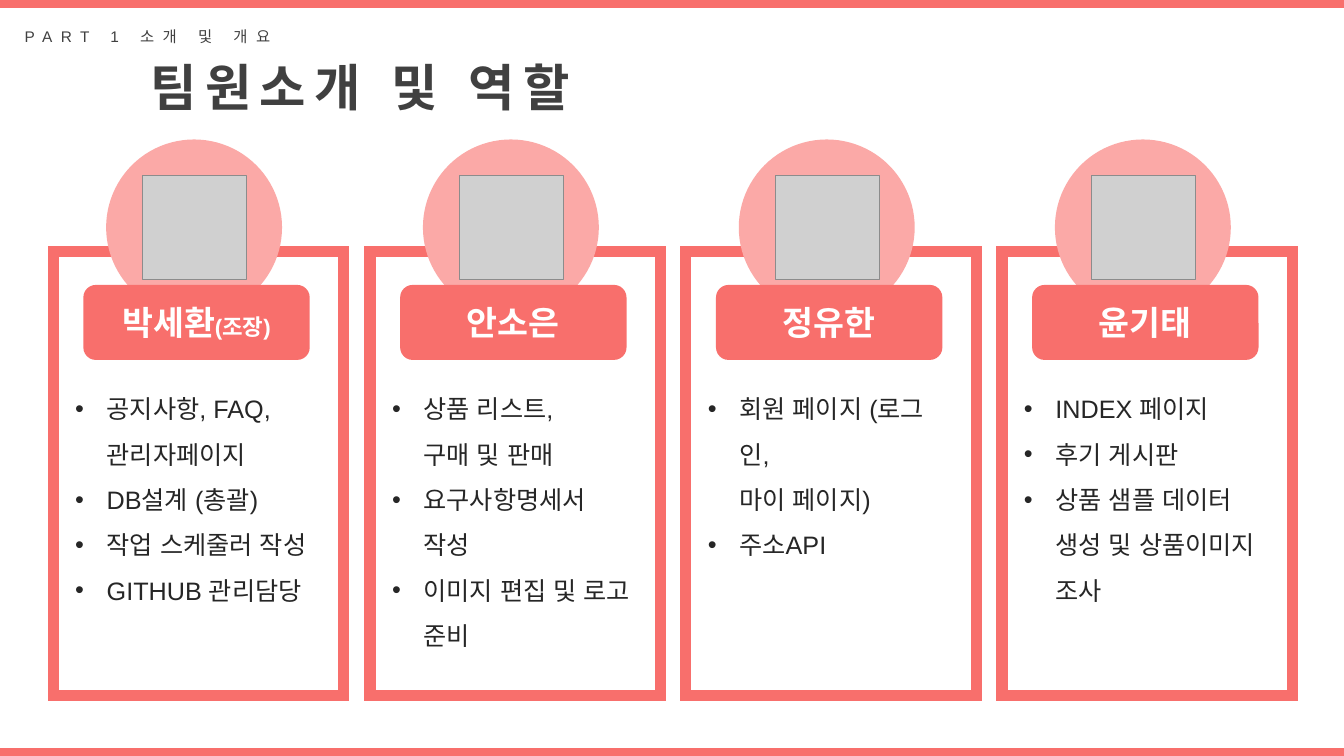
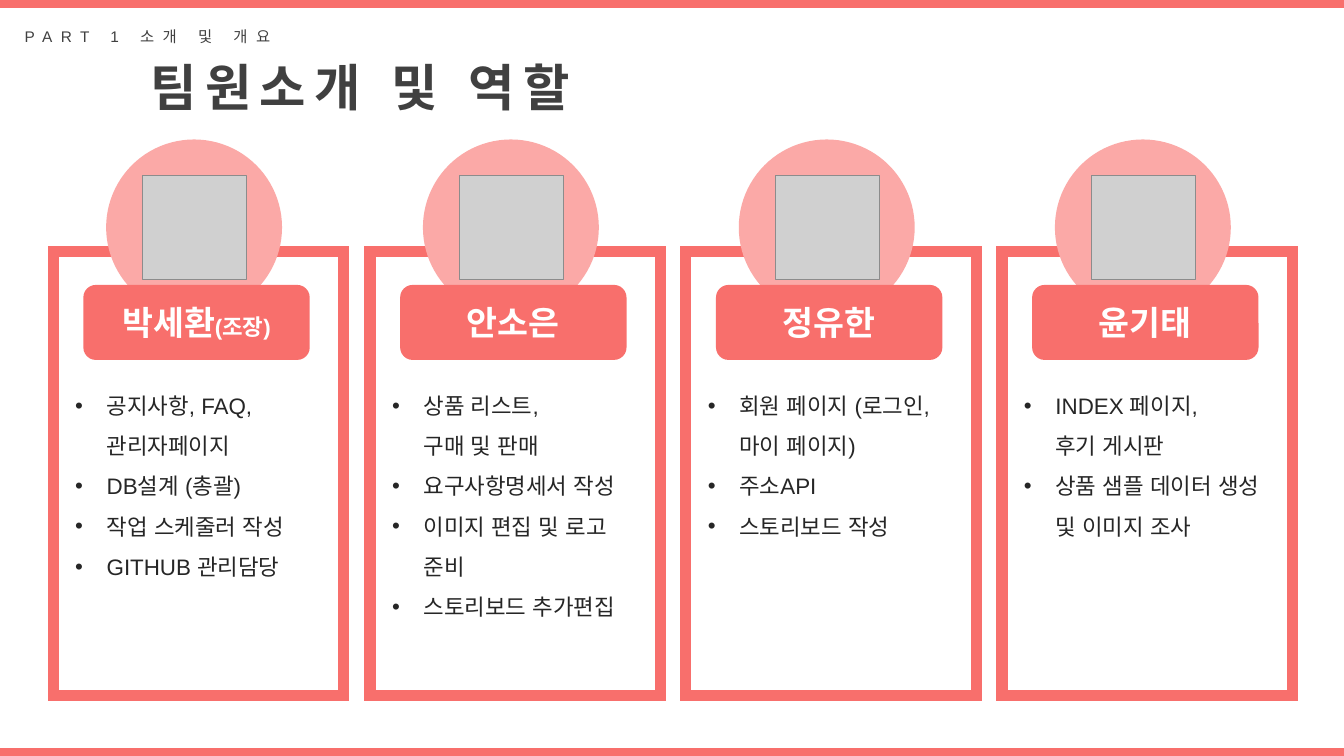
Before and after one commit to DAnomaly/SHOESFLY, a slide deck: slide 5 of project/B조_프로젝트_SHOEFLY.pptx. Drawn at 1344x756 pixels with LibreOffice and Linux fonts; fonts in the diff are those of the drawing; grey boxes stand for pictures. Boxes give left, top, right and bottom in pixels: in the first picture for what was removed or moved away, otherwise in the second. Text is boxed around its words. In the diff, an @@ line names an element or a change of style, - is before the commit and + after.

Commit message:
[210801] ppt 작업

```diff
--- a/project/B조_프로젝트_SHOEFLY.pptx
+++ b/project/B조_프로젝트_SHOEFLY.pptx
@@ text "공지사항, FAQ, 관리자페이지" at <box>107,395,283,577</box>: size 18 to 16 pt @@
@@ text at <box>424,395,615,537</box>: size 18 to 16 pt in "상품 리스트, 구매 및 판매", "요구사항명세서 작성", "이미지 편집 및 로고 준비" @@
@@ text at <box>739,395,930,496</box>: size 18 to 16 pt in "회원 페이지 (로그인, 마이 페이지)", "주소API" @@
@@ text at <box>1055,395,1259,537</box>: text changed; size 18 to 16 pt @@
-• INDEX 페이지
-• 후기 게시판
-• 상품 샘플 데이터 생성 및 상품이미지 조사
+• INDEX 페이지,
+  후기 게시판
+• 상품 샘플 데이터 생성 및 이미지 조사
@@ text at <box>739,516,889,537</box>: paragraph added @@
+• 스토리보드 작성
@@ text at <box>424,596,614,617</box>: paragraph added @@
+• 스토리보드 추가편집
```
Also in this commit, not shown: 3 slides added.
